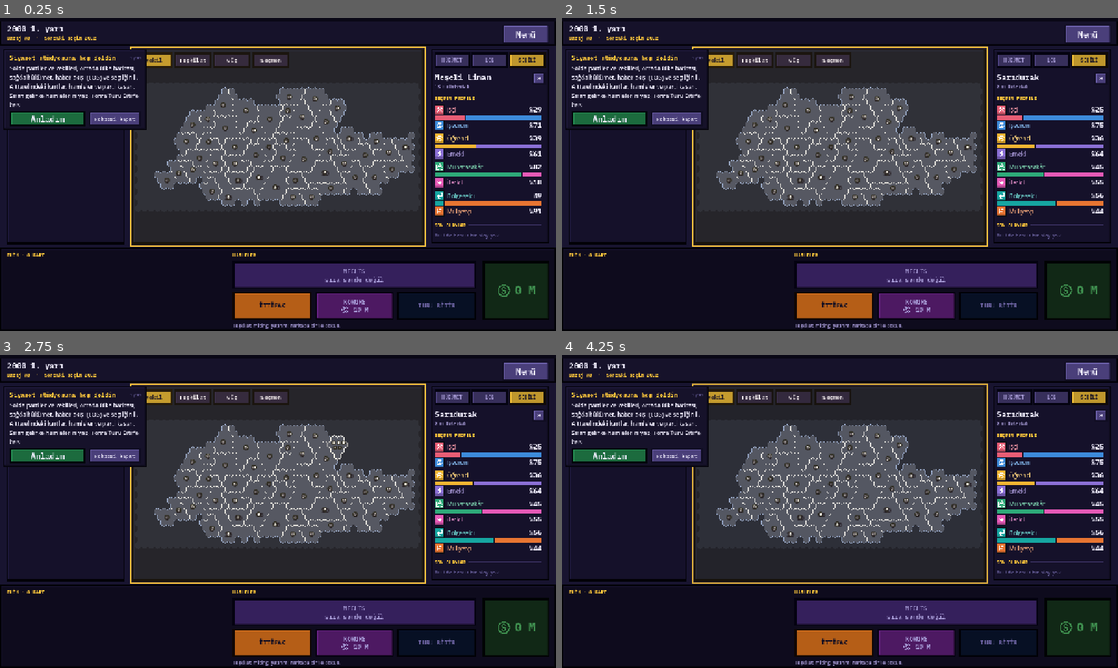
Above: before the commit, frames 1-4 (two rows, left to right).
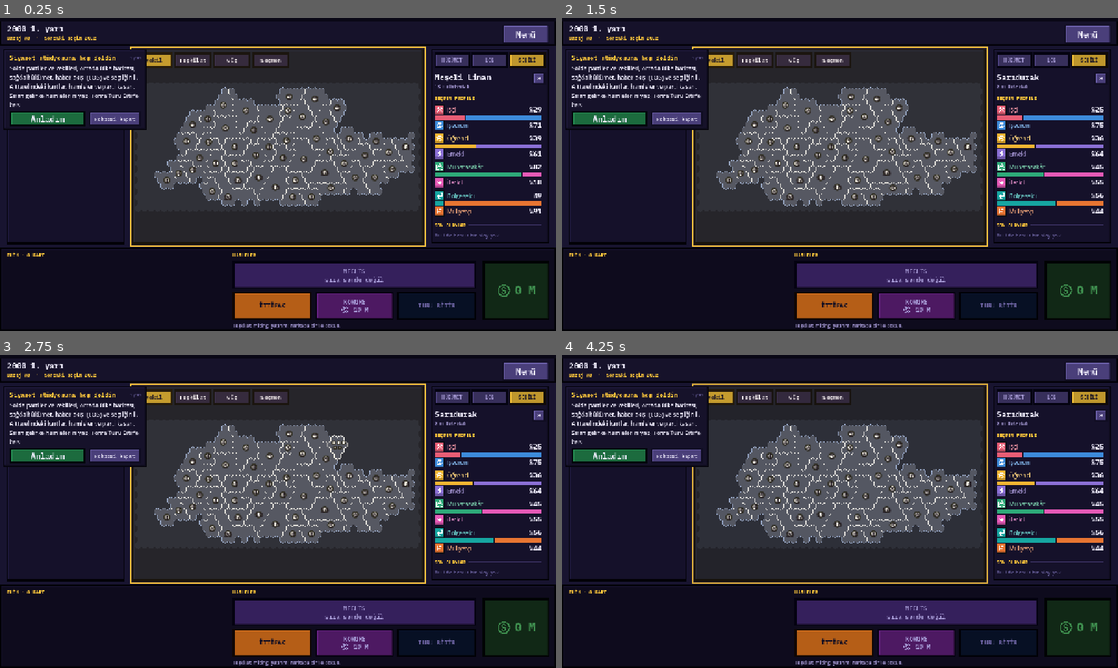
Above: after the commit, the same moments.

Repository: TriQue06/siyaset_oyunu_test_experimental
Game: Godot game, scene res://scenes/GameScreen.tscn
The game is run twice, just before and just after one commit, with the same random seed, the same clock (stepped at 60 frames per second) and the same inputs. This scene is started directly instead of the project's main scene. Sound files missing from this copy of the repository are replaced by a short silence.
Inputs (mouse positions are in pixels of both pictures, inside the frame that each line leads up to):
- Up to frame 1 (0.25 s): no input
- Up to frame 2 (1.5 s): tap Enter at 0.5 s; move the mouse to (962, 158) at 0.52 s; hold Right 0.53-1.25 s; click (962, 158) at 0.67 s; tap Space at 0.77 s; drag from (728, 190) to (812, 237) at 1.27 s
- Up to frame 3 (2.75 s): move the mouse to (333, 442) at 2.02 s; hold Right from 2.03 s (still down)
- Up to frame 4 (4.25 s): release Right at 2.75 s; drag from (812, 574) to (673, 464) at 2.77 s; move the mouse to (1006, 558) at 3.52 s; hold Left from 3.53 s (still down); tap Space at 3.77 s

The runs differ from the first frame. In frame 1, 0.8% of the frame differs, in the area x 29-74%, y 24-59%; in frame 2, 0.8%; in frame 3, 0.8%; in frame 4, 0.8%.

Commit message:
Sürüm 0.0.248: vekil özet daireleri %30 büyük, sayı 1 punto büyük
Co-Authored-By: Claude Opus 5.5 <noreply@anthropic.com>

Diff:
--- a/siyaset-oyunu/project.godot
+++ b/siyaset-oyunu/project.godot
@@ -11,7 +11,7 @@
 [application]
 
 config/name="Siyaset Oyunu"
-config/version="0.0.247"
+config/version="0.0.248"
 run/main_scene="res://scenes/Lobby.tscn"
 config/quit_on_go_back=false
 config/features=PackedStringArray("4.7", "Forward Plus")
--- a/siyaset-oyunu/scripts/seat_markers.gd
+++ b/siyaset-oyunu/scripts/seat_markers.gd
@@ -37,7 +37,7 @@
 var _hover_id: String = ""
 
 ## Normal görünümdeki parti dairesinin tek vekil noktasına oranı.
-const SUMMARY_SCALE := 1.5
+const SUMMARY_SCALE := 1.95  # 0.0.248: %30 büyük (1,5 → 1,95)
 ## Hover'da açılma geçişi (saniye).
 const FADE_TIME := 0.15
 ## Açılan ilin geçiş oranı (0 = özet, 1 = ayrı noktalar).
@@ -349,7 +349,7 @@
 			var text: String = item[2]
 			var alpha: float = item[3]
 			var fill: Color = item[4]
-			var size := maxi(9, int(roundf(half * (1.7 if text.length() == 1 else 1.3))))
+			var size := maxi(10, int(roundf(half * (1.7 if text.length() == 1 else 1.3))) + 1)
 			var text_size := font.get_string_size(text, HORIZONTAL_ALIGNMENT_LEFT, -1, size)
 			var pos := Vector2(center.x - text_size.x * 0.5, center.y + (font.get_ascent(size) - font.get_descent(size)) * 0.5).round()
 			var ink := UiTheme.INK if fill.get_luminance() > 0.62 else Color.WHITE
Not shown, changed: siyaset-oyunu/export_presets.cfg
